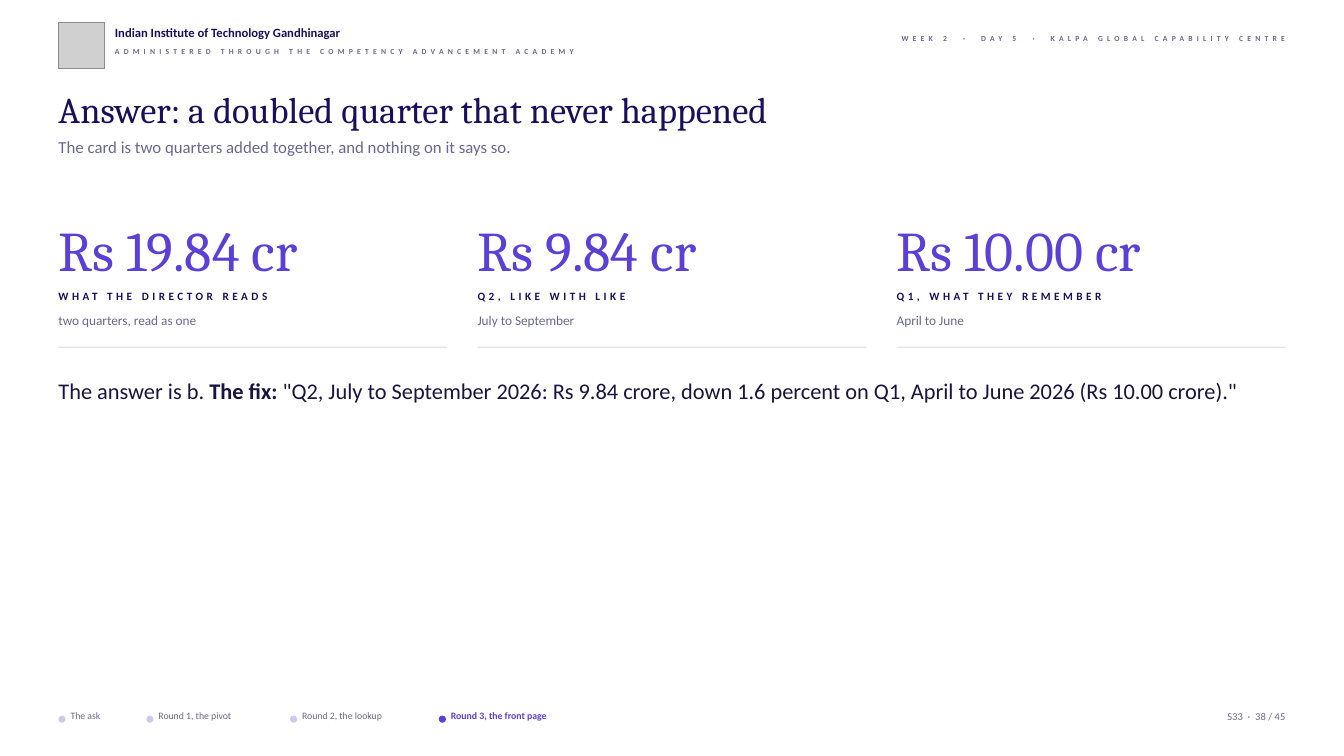
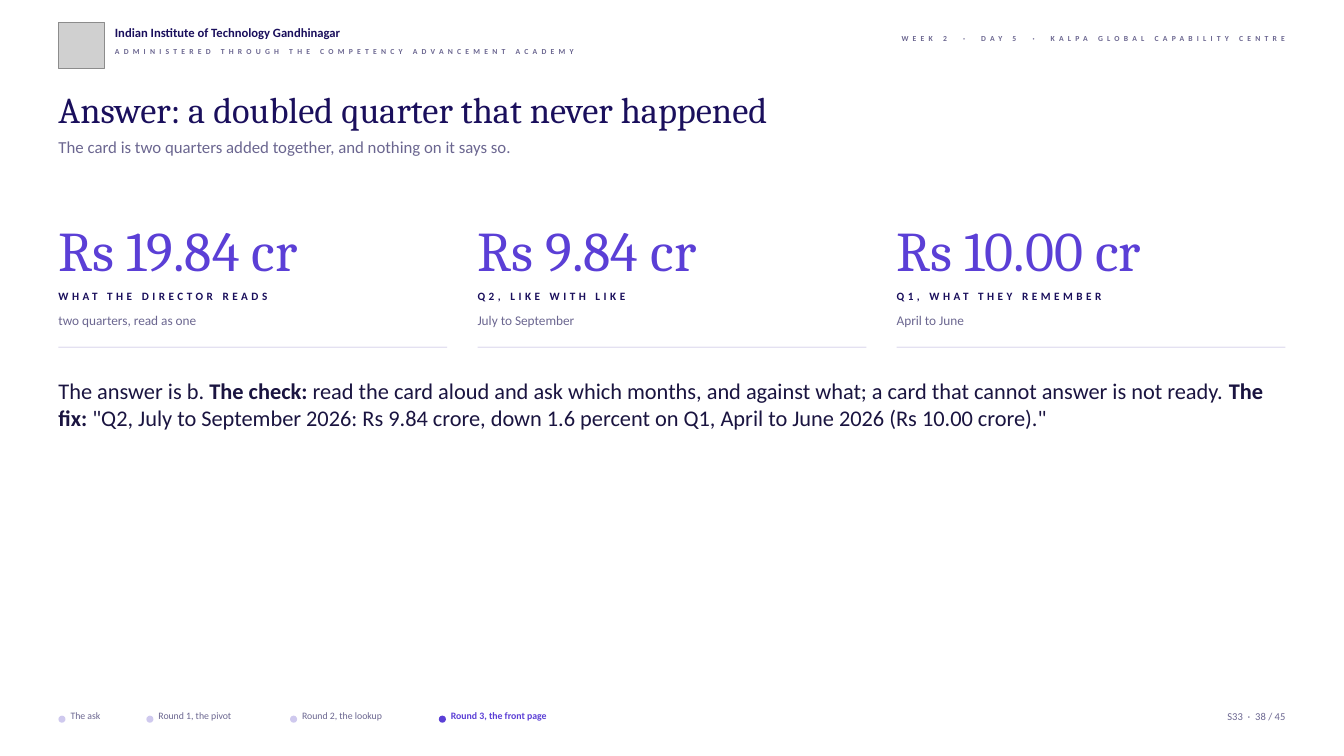
Before and after one commit to fde-academy-lab/c2-content-factory, a slide deck: slide 38 of content/W02/D5/slides/C2_W02_D05_half1_STUDENT.pptx. Drawn at 1344x756 pixels with LibreOffice and Linux fonts; fonts in the diff are those of the drawing; grey boxes stand for pictures; background and template pictures are left out. Boxes give left, top, right and bottom in pixels: in the first picture for what was removed or moved away, otherwise in the second. Text is boxed around its words. In the diff, an @@ line names an element or a change of style, - is before the commit and + after.

```diff
--- a/content/W02/D5/slides/C2_W02_D05_half1_STUDENT.pptx
+++ b/content/W02/D5/slides/C2_W02_D05_half1_STUDENT.pptx
@@ text at box(58, 383, 1263, 430): text changed @@
-The answer is b. The fix: "Q2, July to September 2026: Rs 9.84 crore, down 1.6 percent on Q1, April to June 2026 (Rs 10.00 crore)."
+The answer is b. The check: read the card aloud and ask which months, and against what; a card that cannot answer is not ready. The fix: "Q2, July to September 2026: Rs 9.84 crore, down 1.6 percent on Q1, April to June 2026 (Rs 10.00 crore)."
```
Also in this commit, not shown: 4 other slides changed, 5 other files.
